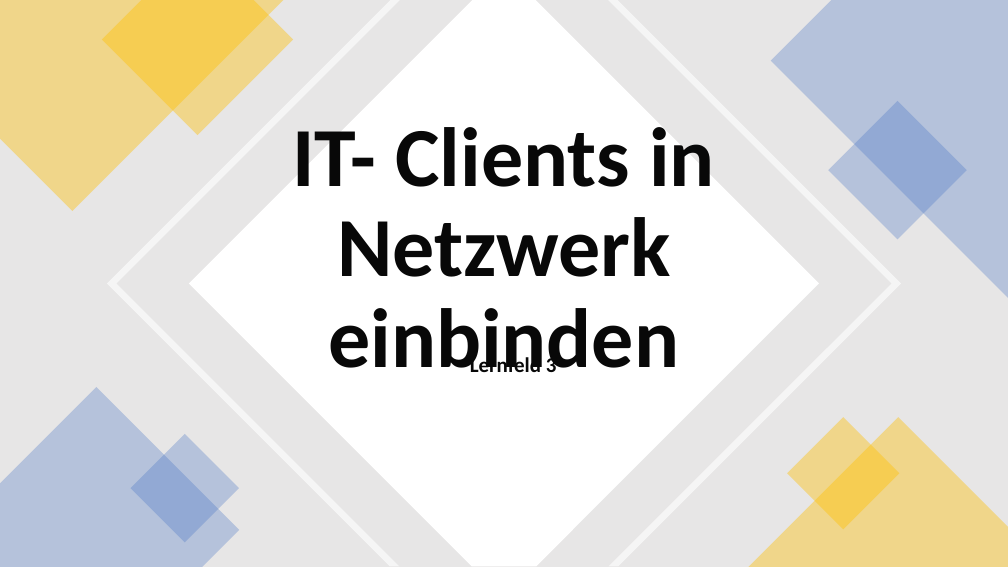
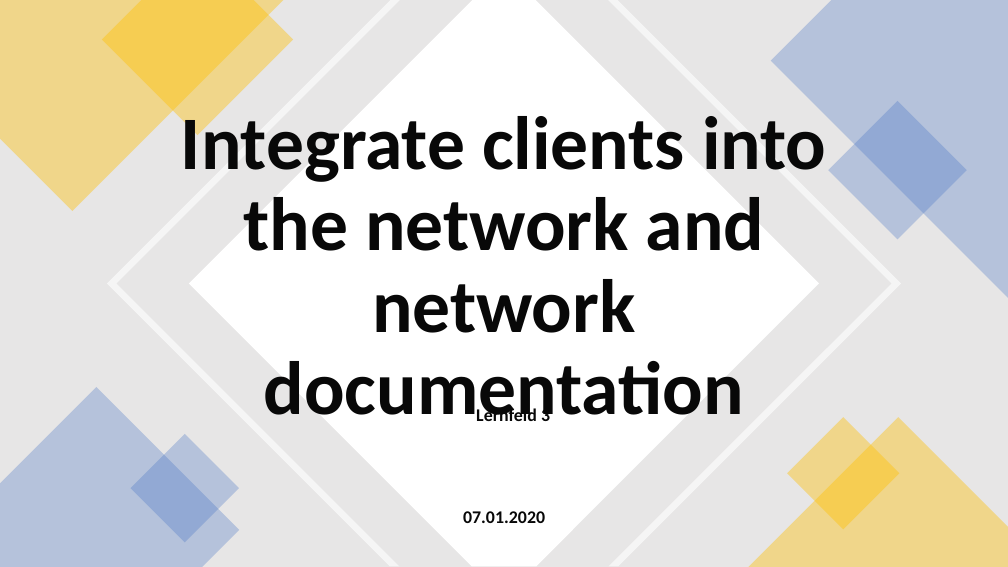
Before and after one commit to Rawezhham176/Learnfeld-3, a slide deck: slide 1 of IT- Clients in Netzwerk einbinden.pptx. Drawn at 1008x567 pixels with LibreOffice and Linux fonts; fonts in the diff are those of the drawing. Boxes give left, top, right and bottom in pixels: in the first picture for what was removed or moved away, otherwise in the second. Text is boxed around its words. In the diff, an @@ line names an element or a change of style, - is before the commit and + after.

Commit message:
Presentation is finished

```diff
--- a/IT- Clients in Netzwerk einbinden.pptx
+++ b/IT- Clients in Netzwerk einbinden.pptx
@@ title at [181, 106, 827, 421]: text changed; size 80 to 72 pt @@
-IT- Clients in Netzwerk einbinden
+Integrate clients into the network and network documentation
@@ subtitle "Lernfeld 3": place and size @@
-subtitle "Lernfeld 3" at [470, 355, 557, 372]
+subtitle "Lernfeld 3" at [476, 406, 550, 426]
@@ subtitle "Lernfeld 3" at [476, 406, 550, 426]: size 20 to 17 pt; line spacing 0.9 to 0.7 @@
@@ text added at [463, 511, 545, 523], 17 pt, text #080808, bold @@
+07.01.2020
```
Also in this commit, not shown: 1 other slide changed, 13 slides added, 1 slide removed, 1 other file.
